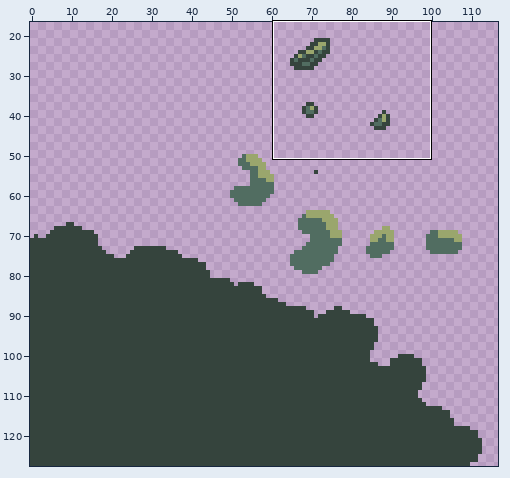
File history of a pixel-art file, Entorno/hojitas.ase. The picture above shows the old version from afar; the outline marks the close-up.
Close-up. Old version:
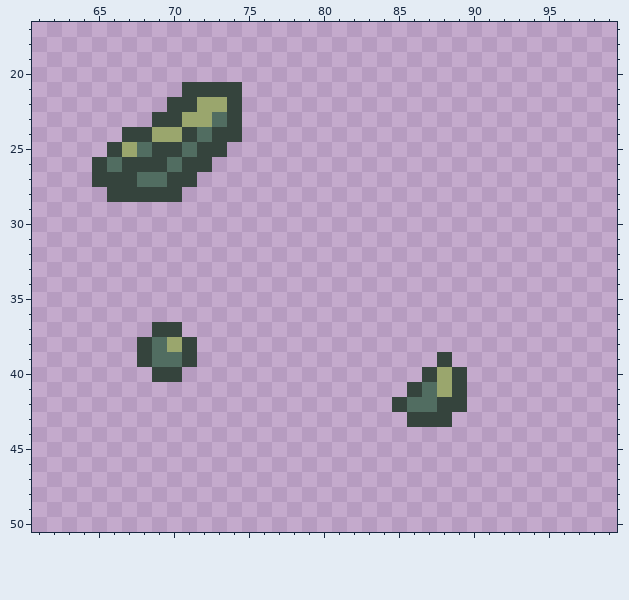
128x128 pixels, 1 frame. Shown: x 61..99, y 17..50. The wide view leaves out empty margins.
Once edited:
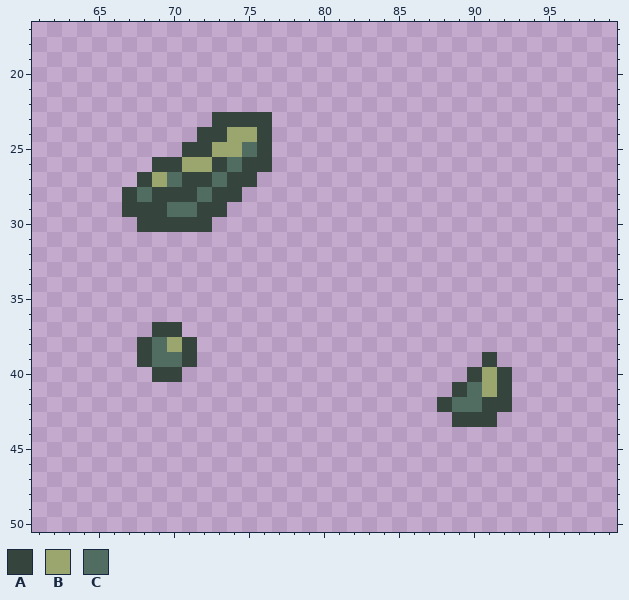
Palette (. is transparent): A #35443d  B #9aa66d  C #516d61
Edits made:
--- layer "Layer 2"
@@ x 63..78 @@
 20 ................
-21 ........AAAA....
-22 .......AABBA....
-23 ......AABBCA....
-24 ....AABBACAA....
-25 ...ABCAACAA.....
-26 ..ACAAACAA......
-27 ..AAACCAA.......
-28 ...AAAAA........
-29 ................
-30 ................
+21 ................
+22 ................
+23 ..........AAAA..
+24 .........AABBA..
+25 ........AABBCA..
+26 ......AABBACAA..
+27 .....ABCAACAA...
+28 ....ACAAACAA....
+29 ....AAACCAA.....
+30 .....AAAAA......
 31 ................
@@ x 83..94 @@
 38 ............
-39 .....A......
-40 ....ABA.....
-41 ...ACBA.....
-42 ..ACCAA.....
-43 ...AAA......
+39 ........A...
+40 .......ABA..
+41 ......ACBA..
+42 .....ACCAA..
+43 ......AAA...
 44 ............
Changed places in both close-ups, as pixel boxes (x1, y1, x2, y2):
changed: (92, 82, 272, 232)
changed: (392, 352, 512, 427)
